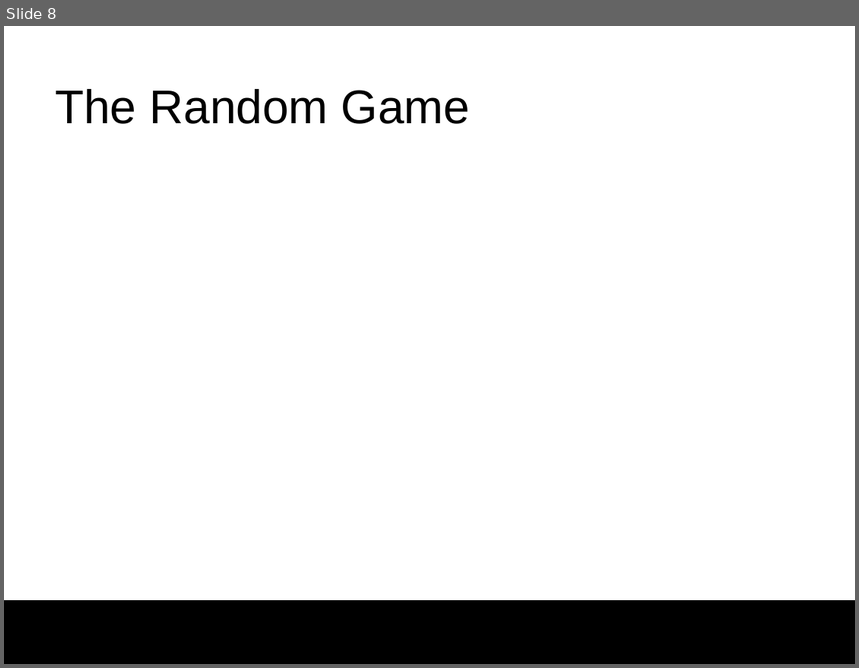
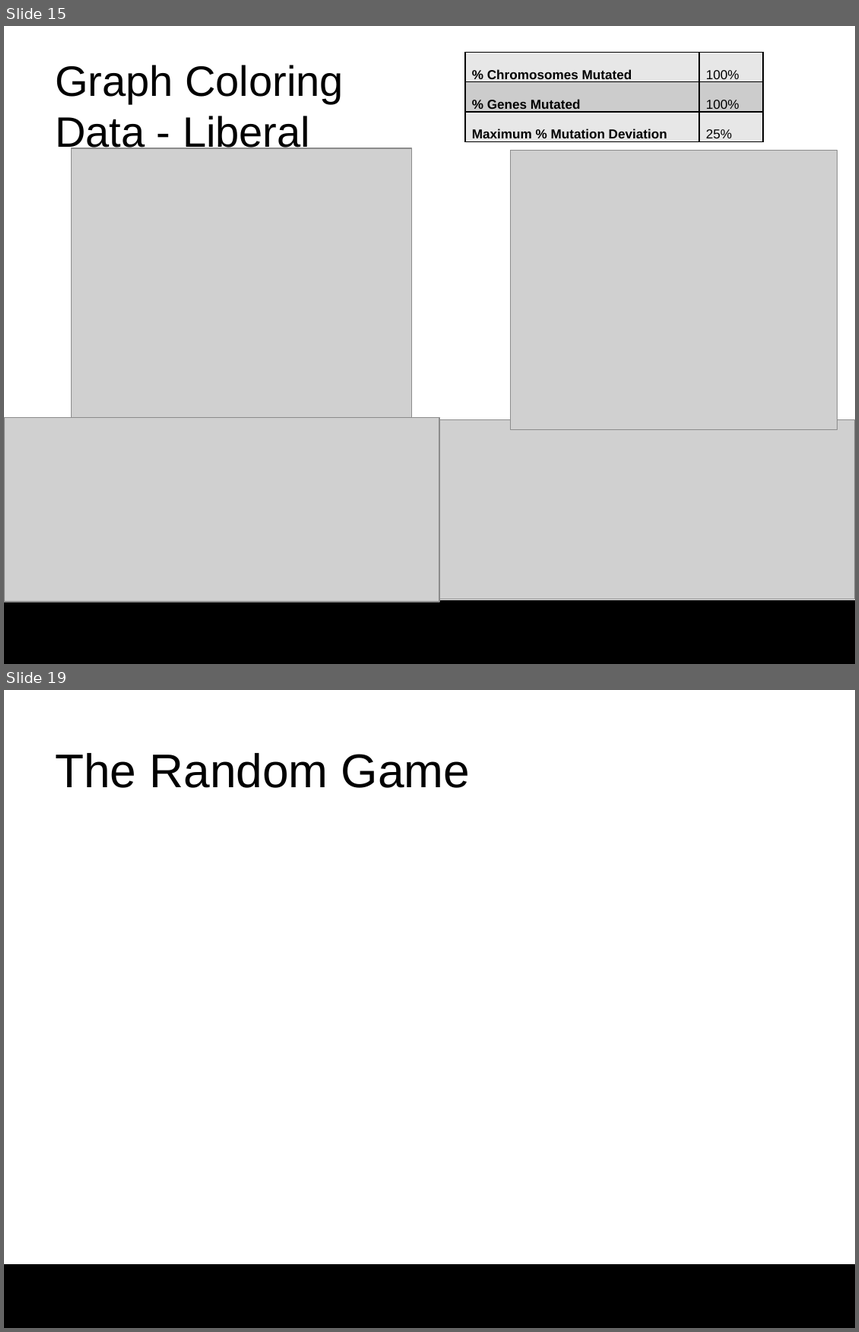
Before and after one commit to darrare/MS-Thesis, a slide deck: Documentation/Presentation.pptx. Shown one above the other, each under a label of ours: slide 8 before the commit, slides 15 and 19 after it; the slides between them are not shown. The pictures are 859x668 and 859x1332 pixels, drawn with LibreOffice and Linux fonts; fonts in the diff are those of the drawing; grey boxes stand for pictures; background and template pictures are left out. Boxes give left, top, right and bottom in pixels: in the first picture for what was removed or moved away, otherwise in the second. Text is boxed around its words. In the diff, an @@ line names an element or a change of style, - is before the commit and + after.

```diff
--- a/Documentation/Presentation.pptx
+++ b/Documentation/Presentation.pptx
@@ slide 15 added at bbox=[4, 26, 855, 664], background #FFFFFF; not listed: 1 template element that a slide beside it also shows @@
@@ title added at bbox=[55, 65, 343, 154], 36 pt, text #000000 @@
+Graph Coloring Data - Liberal
@@ table added at bbox=[465, 53, 763, 148], 3 rows, 2 columns @@
+% Chromosomes Mutated | 100%
+% Genes Mutated | 100%
+Maximum % Mutation Deviation | 25%
@@ picture added at bbox=[71, 148, 411, 417] @@
@@ picture added at bbox=[510, 151, 837, 430] @@
@@ picture added at bbox=[4, 417, 439, 602] @@
@@ picture added at bbox=[430, 420, 855, 600] @@
@@ what was slide 8 is now slide 19 @@
```
Also in this commit, not shown: 2 slides changed, 10 other slides added.
